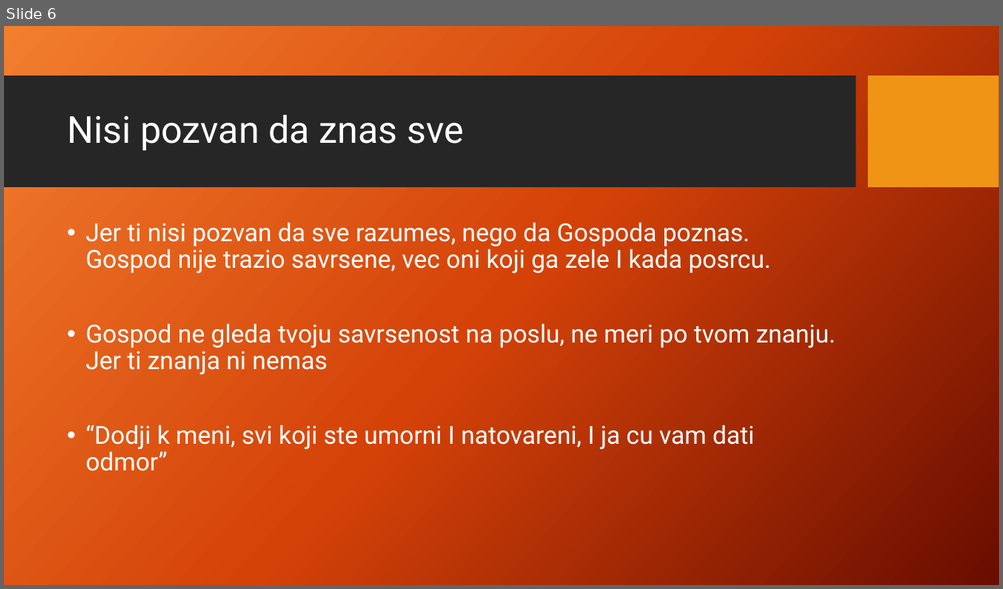
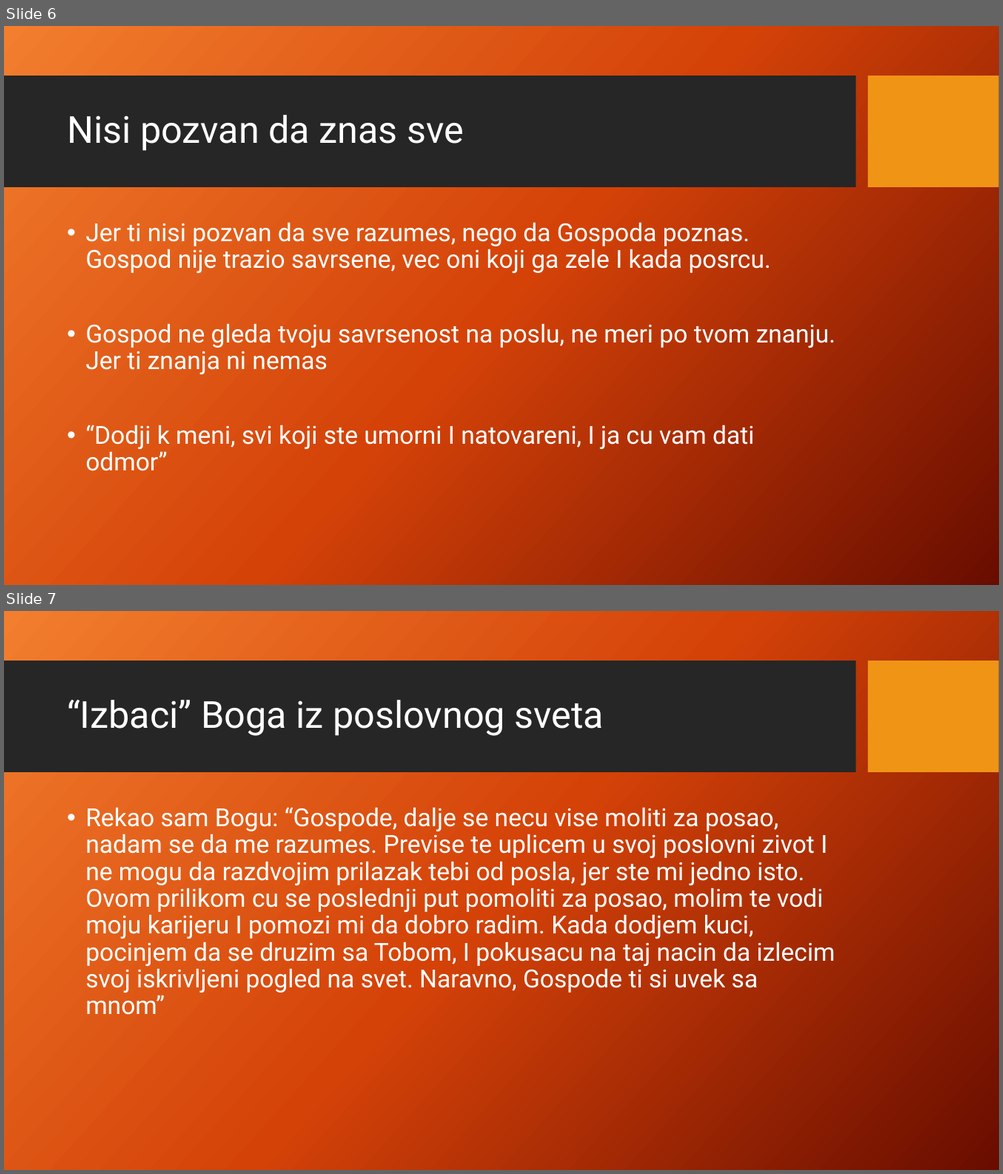
Before and after one commit to mladenpopovic808/Fundamenti, a slide deck: Fundamenti zivota.pptx. Shown one above the other, each under a label of ours: slide 6 before the commit, slides 6 and 7 after it. The pictures are 1003x589 and 1003x1174 pixels, drawn with LibreOffice and Linux fonts; fonts in the diff are those of the drawing; background and template pictures are left out. Boxes give left, top, right and bottom in pixels: in the first picture for what was removed or moved away, otherwise in the second. Text is boxed around its words. In the diff, an @@ line names an element or a change of style, - is before the commit and + after.

```diff
--- a/Fundamenti zivota.pptx
+++ b/Fundamenti zivota.pptx
@@ slide 7 added at [4, 611, 999, 1170], background picture (left out); not listed: 2 template elements that a slide beside it also shows @@
@@ title added at [67, 700, 604, 736], 36 pt, text #FFFFFF @@
+“Izbaci” Boga iz poslovnog sveta
@@ text added at [85, 807, 835, 1015], 24 pt, text #FFFFFF @@
+• Rekao sam Bogu: “Gospode, dalje se necu vise moliti za posao, nadam se da me razumes. Previse te uplicem u svoj poslovni zivot I ne mogu da razdvojim prilazak tebi od posla, jer ste mi jedno isto. Ovom prilikom cu se poslednji put pomoliti za posao, molim te vodi moju karijeru I pomozi mi da dobro radim. Kada dodjem kuci, pocinjem da se druzim sa Tobom, I pokusacu na taj nacin da izlecim svoj iskrivljeni pogled na svet. Naravno, Gospode ti si uvek sa mnom”
```
